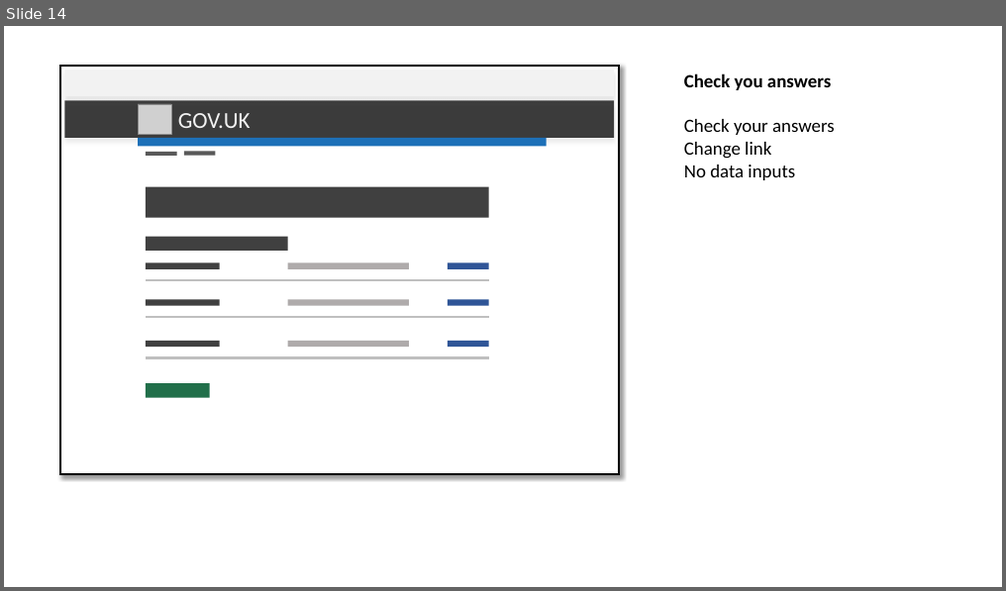
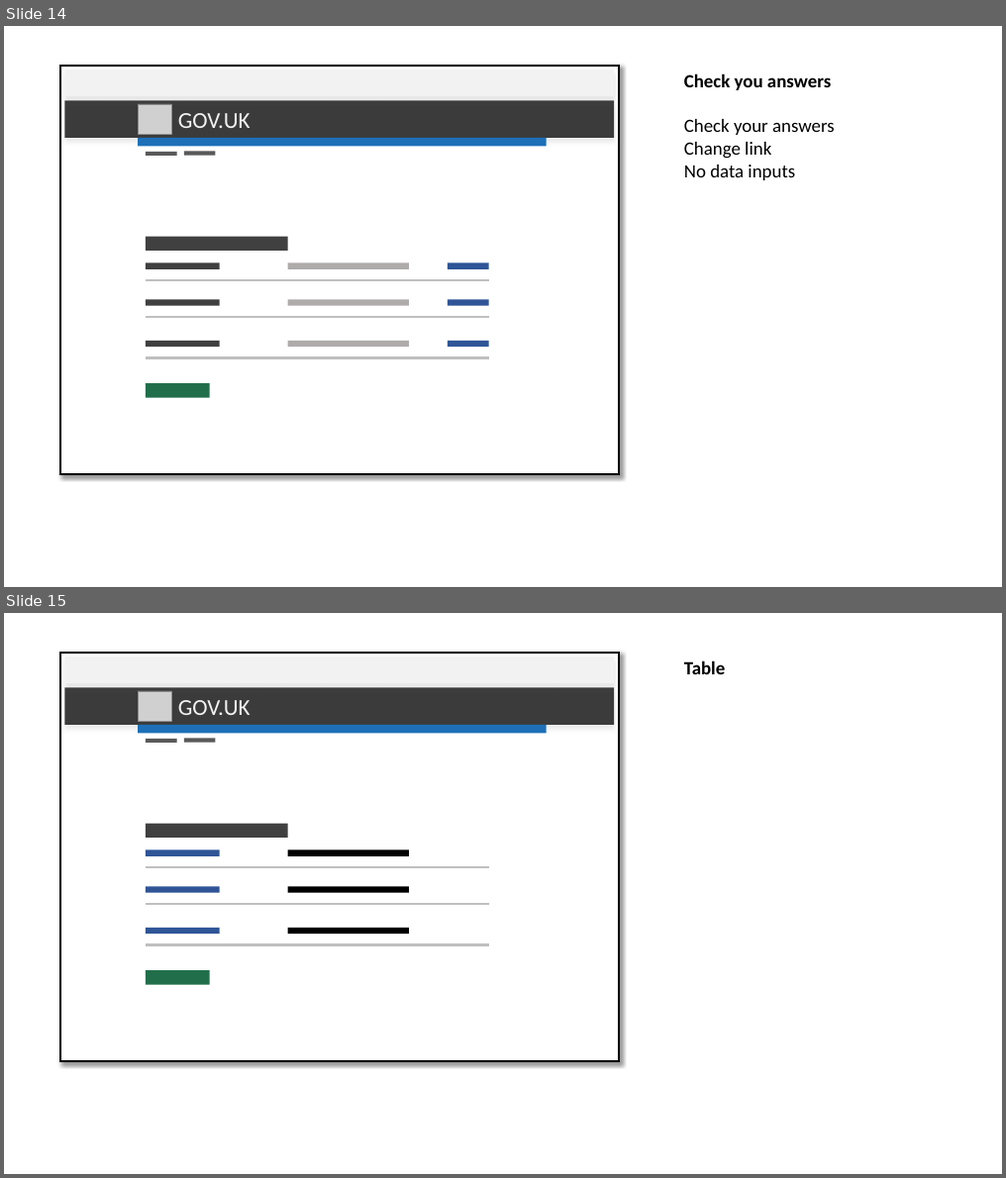
Before and after one commit to Cloud-Awesome/gds-wireframe-stencils, a slide deck: PageIconDesigns.pptx. Shown one above the other, each under a label of ours: slide 14 before the commit, slides 14 and 15 after it. The pictures are 1006x591 and 1006x1178 pixels, drawn with LibreOffice and Linux fonts; fonts in the diff are those of the drawing; grey boxes stand for pictures. Boxes give left, top, right and bottom in pixels: in the first picture for what was removed or moved away, otherwise in the second. Text is boxed around its words. In the diff, an @@ line names an element or a change of style, - is before the commit and + after.

```diff
--- a/PageIconDesigns.pptx
+++ b/PageIconDesigns.pptx
@@ slide 15 added at (x1=4, y1=613, x2=1002, y2=1174), background #FFFFFF @@
@@ rectangle added at (x1=60, y1=653, x2=620, y2=1062), fill #FFFFFF, outline #000000 2 pt @@
@@ rectangle added at (x1=64, y1=657, x2=614, y2=683), fill #F2F2F2 @@
@@ text added at (x1=684, y1=661, x2=726, y2=674), 18 pt, text #000000, bold @@
+Table
@@ rectangle added at (x1=64, y1=688, x2=614, y2=725), fill #000000 at 75% opacity @@
@@ picture added at (x1=138, y1=691, x2=171, y2=721) @@
@@ text added at (x1=178, y1=700, x2=251, y2=715), 22 pt, text #F2F2F2 @@
+GOV.UK
@@ rectangle added at (x1=138, y1=725, x2=547, y2=733), fill #1D70B8 @@
@@ rectangle added at (x1=146, y1=739, x2=177, y2=744), fill #595959 @@
@@ rectangle added at (x1=183, y1=738, x2=215, y2=743), fill #595959 @@
@@ rectangle added at (x1=146, y1=823, x2=288, y2=838), fill #404040 @@
@@ rectangle added at (x1=146, y1=851, x2=220, y2=858), fill #2F5597 @@
@@ line added from (146, 867) to (489, 867), #BFBFBF 2 pt @@
@@ rectangle added at (x1=288, y1=851, x2=409, y2=858), fill #000000 @@
@@ rectangle added at (x1=146, y1=886, x2=220, y2=893), fill #2F5597 @@
@@ line added from (146, 904) to (489, 904), #BFBFBF 2 pt @@
@@ rectangle added at (x1=288, y1=886, x2=409, y2=893), fill #000000 @@
@@ rectangle added at (x1=146, y1=928, x2=220, y2=934), fill #2F5597 @@
@@ rectangle added at (x1=288, y1=928, x2=409, y2=934), fill #000000 @@
@@ line added from (146, 946) to (489, 946), #BFBFBF 2 pt @@
@@ rectangle added at (x1=146, y1=970, x2=210, y2=985), fill #005A30 at 87% opacity @@
@@ slide 14 changed as well @@
@@ rectangle removed at (x1=146, y1=187, x2=489, y2=218) @@
```
Also in this commit, not shown: 19 other slides changed, 1 other file.
